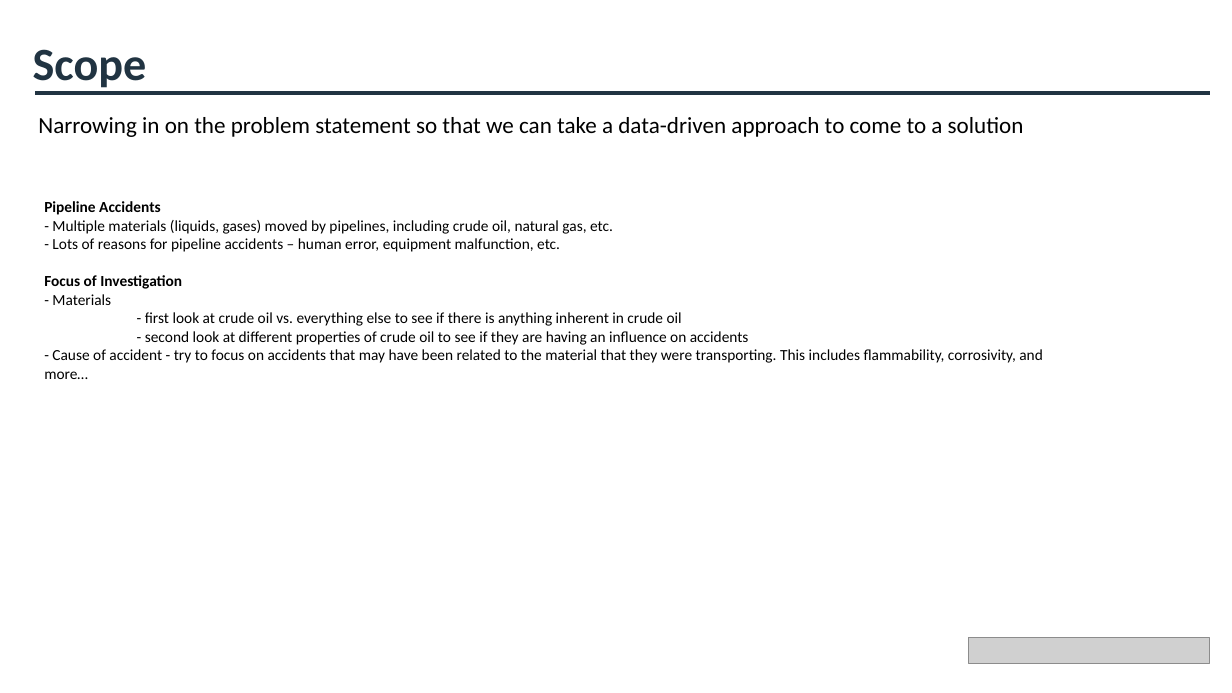
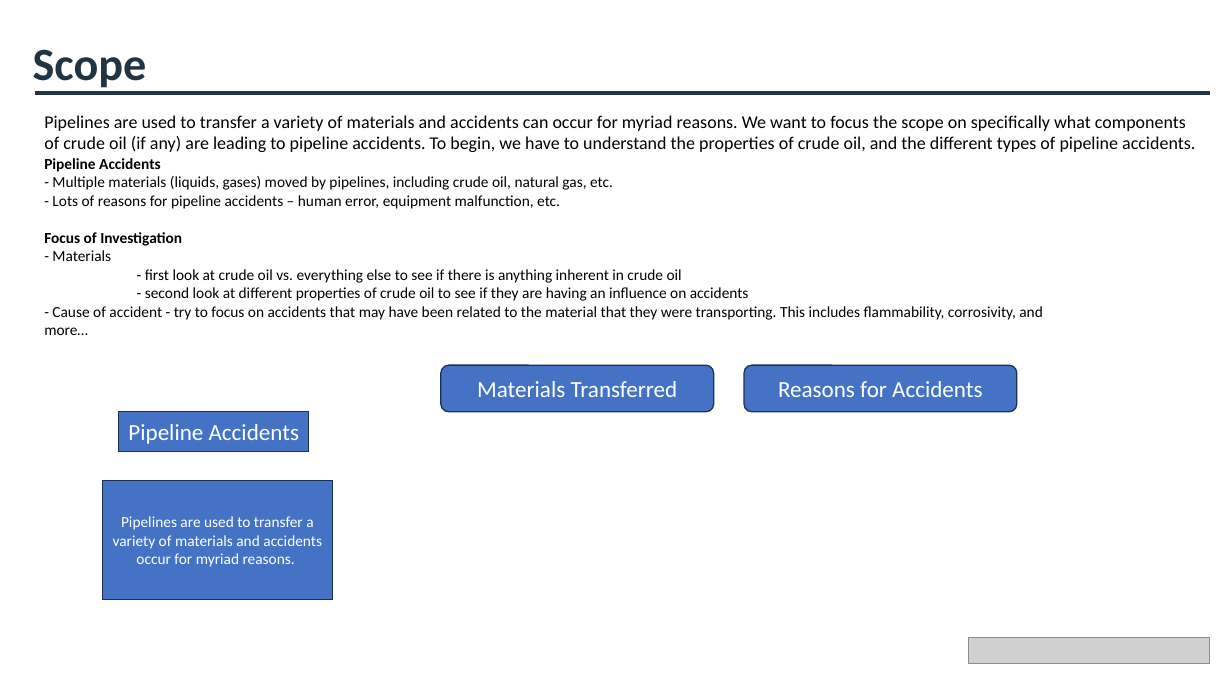
Before and after one commit to cameronmackinnon/crude_oil_accidents, a slide deck: slide 8 of presentations/Pipeline Accidents Presentation v0.pptx (slide 4 before the commit). Drawn at 1232x693 pixels with LibreOffice and Linux fonts; fonts in the diff are those of the drawing; grey boxes stand for pictures. Boxes give left, top, right and bottom in pixels: in the first picture for what was removed or moved away, otherwise in the second. Text is boxed around its words. In the diff, an @@ line names an element or a change of style, - is before the commit and + after.

```diff
--- a/presentations/Pipeline Accidents Presentation v0.pptx
+++ b/presentations/Pipeline Accidents Presentation v0.pptx
@@ text at box(44, 115, 1195, 152): text changed; size 18 to 14 pt @@
-Narrowing in on the problem statement so that we can take a data-driven approach to come to a solution
+Pipelines are used to transfer a variety of materials and accidents can occur for myriad reasons. We want to focus the scope on specifically what components of crude oil (if any) are leading to pipeline accidents. To begin, we have to understand the properties of crude oil, and the different types of pipeline accidents.
@@ text "Pipeline Accidents": place and size @@
-text "Pipeline Accidents" at box(44, 201, 1043, 379)
+text "Pipeline Accidents" at box(44, 158, 1043, 335)
@@ rounded rectangle added at box(441, 365, 714, 411), fill #4472C4, outline #1E3256 1 pt, 18 pt, text #FFFFFF @@
+Materials Transferred
@@ rounded rectangle added at box(744, 365, 1017, 411), fill #4472C4, outline #1E3256 1 pt, 18 pt, text #FFFFFF @@
+Reasons for Accidents
@@ rectangle added at box(119, 412, 310, 452), fill #4472C4, outline #1E3256 1 pt, 18 pt, text #FFFFFF @@
+Pipeline Accidents
@@ rectangle added at box(103, 481, 333, 600), fill #4472C4, outline #1E3256 1 pt, 12 pt, text #FFFFFF @@
+Pipelines are used to transfer a variety of materials and accidents occur for myriad reasons.
```
Also in this commit, not shown: 6 other slides changed, 7 slides added, 4 other files.
